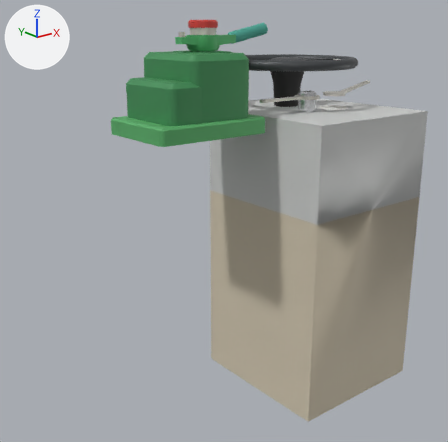
Before and after pictures for a commit that changed the FBX model model/eu07_desk_parts.fbx.
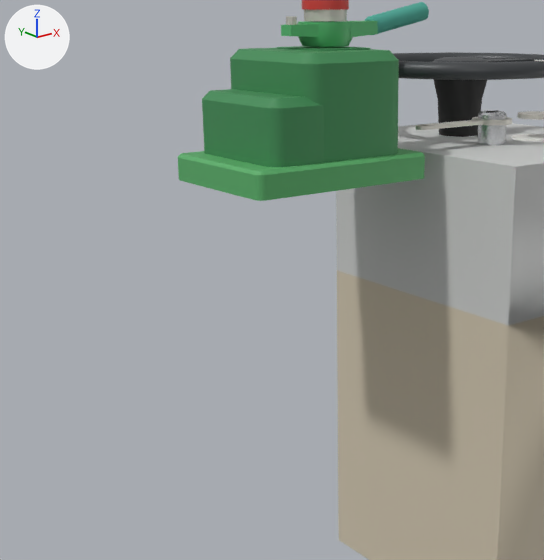
There are two pictures of each version: one whole from a 50 mm camera at (-2.057, -1.453, 1.022) aimed at (-0.938, -0.053, 0.462), one close up on the part from 0% to 76% of the width and 5% to 84% of the height. The axes (+X, +Y, +Z) are drawn at upper left. The lights are the same throughout. The first two pictures are the older version. Where no turn or scale is listed for an object, it has been applied to the vertices.

Objects in the first close-up: 'Boss', 'BrakeHandle', 'BrakeValve', 'BrakeValveCap', 'Pedestal', 'ReverserKey', 'Wheel', 'WheelColumn' and 2 more.
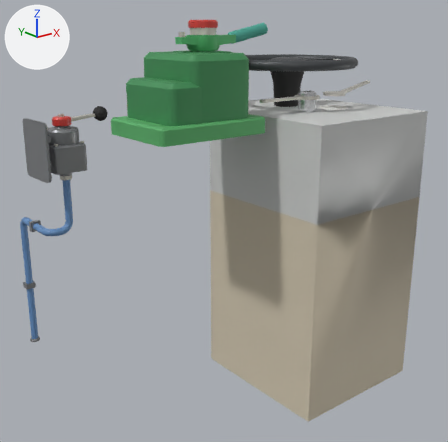
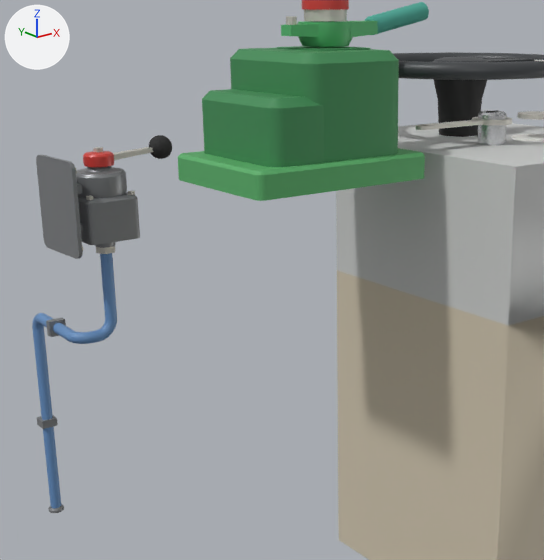
Location of each change, [x1, y1, x2, y2] in pixels of the close-ups (544 x 560 px):
'FD1Body', added
    after: [76, 166, 140, 254]
    faces in mat_eu07_machine (grey #848689): [76, 166, 140, 248]
    faces in mat_eu07_bare_steel (light grey #dad7ce): [86, 191, 135, 254]
'FD1Pipe', added
    after: [32, 253, 117, 513]
    faces in mat_eu07_air_pipe (blue #658ebf): [32, 253, 117, 508]
    faces in mat_eu07_machine (grey #848689): [37, 317, 66, 513]
'FD1Bracket', added
    after: [36, 155, 83, 259]
    faces in mat_eu07_machine (grey #848689): [36, 155, 83, 259]
'FD1Handle', added
    after: [83, 135, 172, 167]
    faces in mat_eu07_cap_red (red #d33f38): [83, 151, 114, 167]
    faces in mat_eu07_black (black #272727): [149, 135, 172, 159]
    faces in mat_eu07_bare_steel (light grey #dad7ce): [93, 147, 153, 160]

Diff of the bpy script that builds the scene:
```diff
--- a/model/eu07_desk_parts.fbx.py
+++ b/model/eu07_desk_parts.fbx.py
@@ mat_eu07_machine @@
+mat_eu07_machine = principled_material('eu07_machine')
+mat_eu07_machine.base_color = (0.23, 0.24, 0.25)  # grey #848689
+mat_eu07_machine.metallic = 0.3
+mat_eu07_machine.roughness = 0.4
@@ mat_eu07_air_pipe @@
+mat_eu07_air_pipe = principled_material('eu07_air_pipe')
+mat_eu07_air_pipe.base_color = (0.13, 0.27, 0.52)  # blue #658ebf
+mat_eu07_air_pipe.roughness = 0.45
@@ me_fd1bracket @@
+me_fd1bracket.from_pydata(...)  # 136 vertices, 94 faces; spans x -0.088..-0.046, y -0.07..0.07, z -0.162..0.008
+# faces by material slot: [32, 62]
+me_fd1bracket.materials.append(mat_eu07_bare_steel)  # light grey #dad7ce
+me_fd1bracket.materials.append(mat_eu07_machine)  # grey #848689
@@ me_fd1pipe @@
+me_fd1pipe.from_pydata(...)  # 1840 vertices, 1792 faces; spans x -0.084..0.011, y -0.011..0.216, z -0.764..-0.172
+# faces by material slot: [78, 1714]
+me_fd1pipe.materials.append(mat_eu07_machine)  # grey #848689
+me_fd1pipe.materials.append(mat_eu07_air_pipe)  # blue #658ebf
@@ me_fd1handle @@
+me_fd1handle.from_pydata(...)  # 400 vertices, 346 faces; spans x -0.027..0.146, y -0.027..0.027, z -0.012..0.032
+# faces by material slot: [202, 14, 130]
+me_fd1handle.materials.append(mat_eu07_black)  # black #272727
+me_fd1handle.materials.append(mat_eu07_bare_steel)  # light grey #dad7ce
+me_fd1handle.materials.append(mat_eu07_cap_red)  # red #d33f38
@@ me_fd1body @@
+me_fd1body.from_pydata(...)  # 388 vertices, 286 faces; spans x -0.05..0.05, y -0.05..0.05, z -0.172..-0.014
+# faces by material slot: [40, 246]
+me_fd1body.materials.append(mat_eu07_bare_steel)  # light grey #dad7ce
+me_fd1body.materials.append(mat_eu07_machine)  # grey #848689
@@ ob_fd1bracket @@
+ob_fd1bracket = bpy.data.objects.new('FD1Bracket', me_fd1bracket)
+ob_fd1bracket.location = (-1.3, 0.242, 0.764)
@@ ob_fd1pipe @@
+ob_fd1pipe = bpy.data.objects.new('FD1Pipe', me_fd1pipe)
+ob_fd1pipe.location = (-1.3, 0.242, 0.764)
@@ ob_fd1handle @@
+ob_fd1handle = bpy.data.objects.new('FD1Handle', me_fd1handle)
+ob_fd1handle.location = (-1.3, 0.242, 0.764)
@@ ob_fd1body @@
+ob_fd1body = bpy.data.objects.new('FD1Body', me_fd1body)
+ob_fd1body.location = (-1.3, 0.242, 0.764)
```
